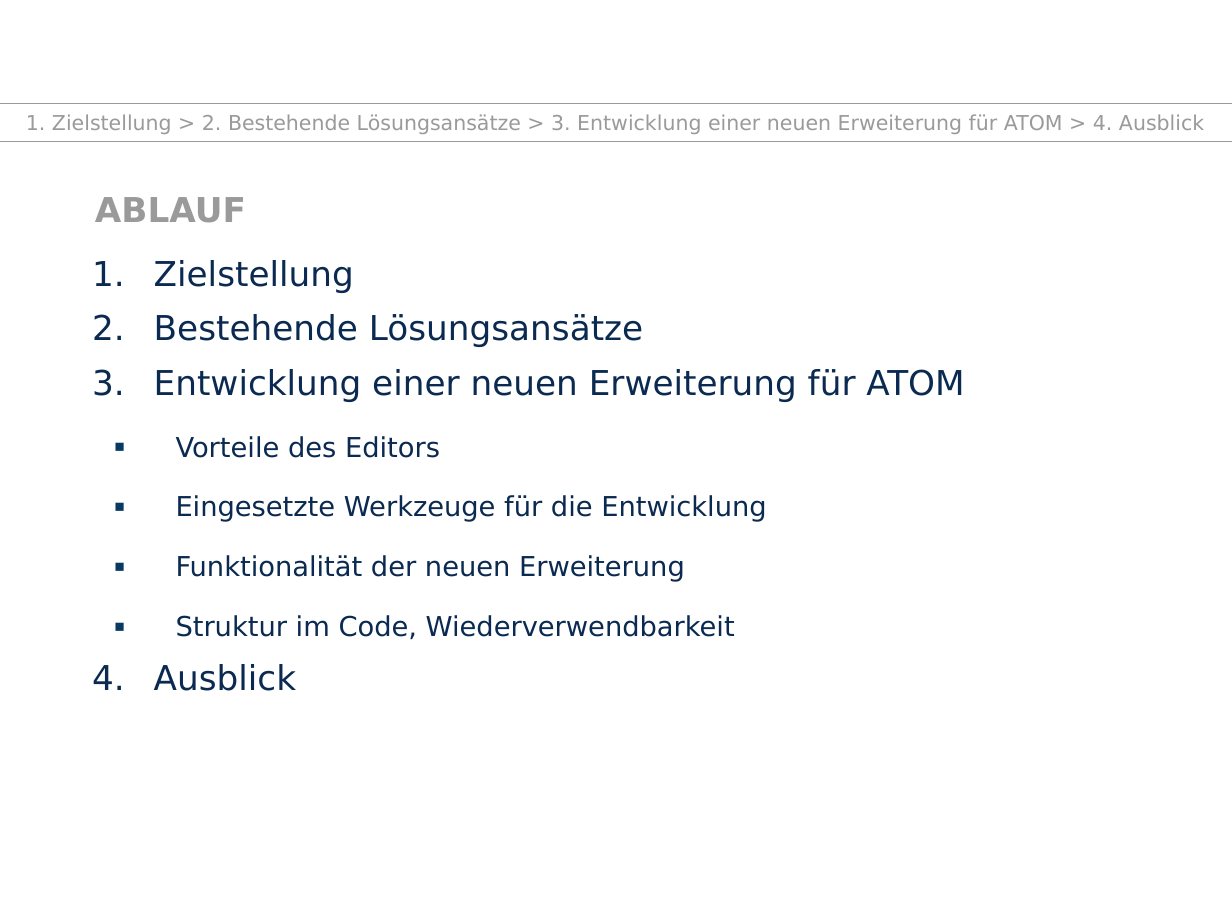
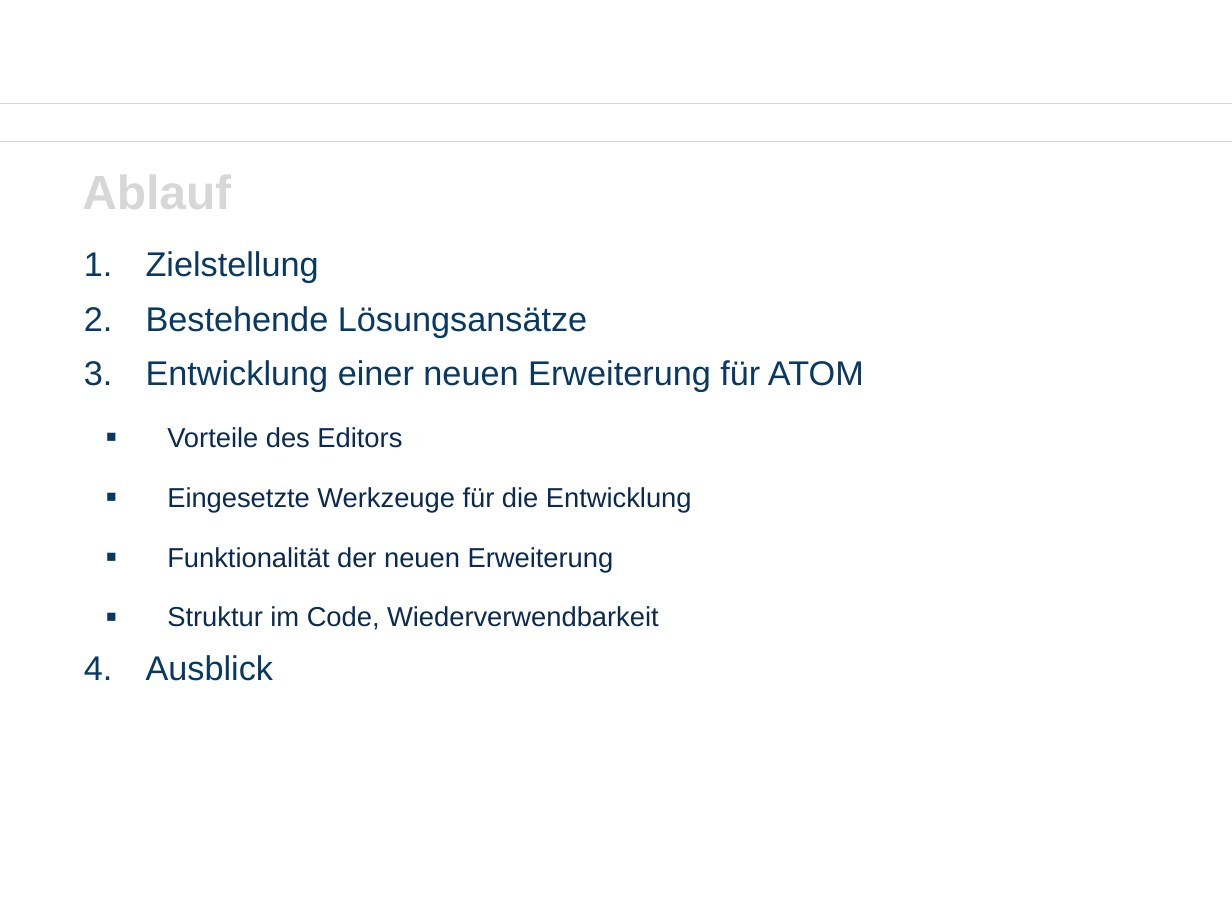
Before and after one commit to TUD-INF-IAI-MCI/agsbs_atom_package, a slide deck: slide 2 of presentation.pptx. Drawn at 1232x924 pixels with LibreOffice and Linux fonts; fonts in the diff are those of the drawing; background and template pictures are left out. Boxes give left, top, right and bottom in pixels: in the first picture for what was removed or moved away, otherwise in the second. Text is boxed around its words. In the diff, an @@ line names an element or a change of style, - is before the commit and + after.

```diff
--- a/presentation.pptx
+++ b/presentation.pptx
@@ line (0, 103) - (1232, 103): stroke #9A9A9A 0.5 pt to #D7D7D7 0.5 pt @@
@@ text removed at box(26, 114, 1204, 134) @@
-1. Zielstellung > 2. Bestehende Lösungsansätze > 3. Entwicklung einer neuen Erweiterung für ATOM > 4. Ausblick
@@ line (0, 142) - (1232, 142): stroke #9A9A9A 0.5 pt to #D7D7D7 0.5 pt @@
@@ text at box(82, 166, 231, 219): text changed; size 20 to 28 pt; font DejaVu Sans to Arial; text colour #9A9A9A to #D7D7D7 @@
-ABLAUF
+Ablauf
@@ text "Ablauf" at box(82, 166, 231, 219): vertical alignment bottom to top @@
@@ text "Zielstellung": place and size @@
-text "Zielstellung" at box(154, 260, 964, 691)
+text "Zielstellung" at box(146, 251, 864, 681)
@@ text "Zielstellung" at box(146, 251, 864, 681): font DejaVu Sans to Arial; text colour #0B2A51 to #083963 in "Zielstellung", "Bestehende Lösungsansätze", "Entwicklung einer neuen Erweiterung für ATOM", "Ausblick" @@
```
Also in this commit, not shown: 14 other slides changed, 4 slides added, 2 slides removed, 14 other files.
